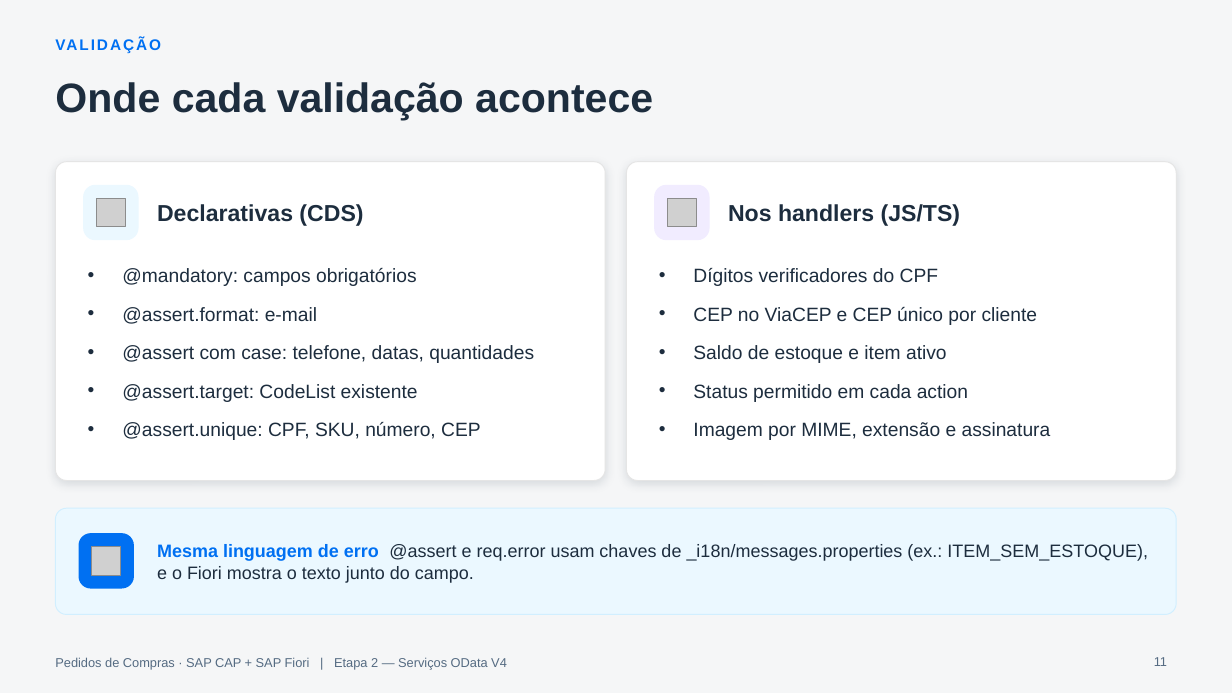
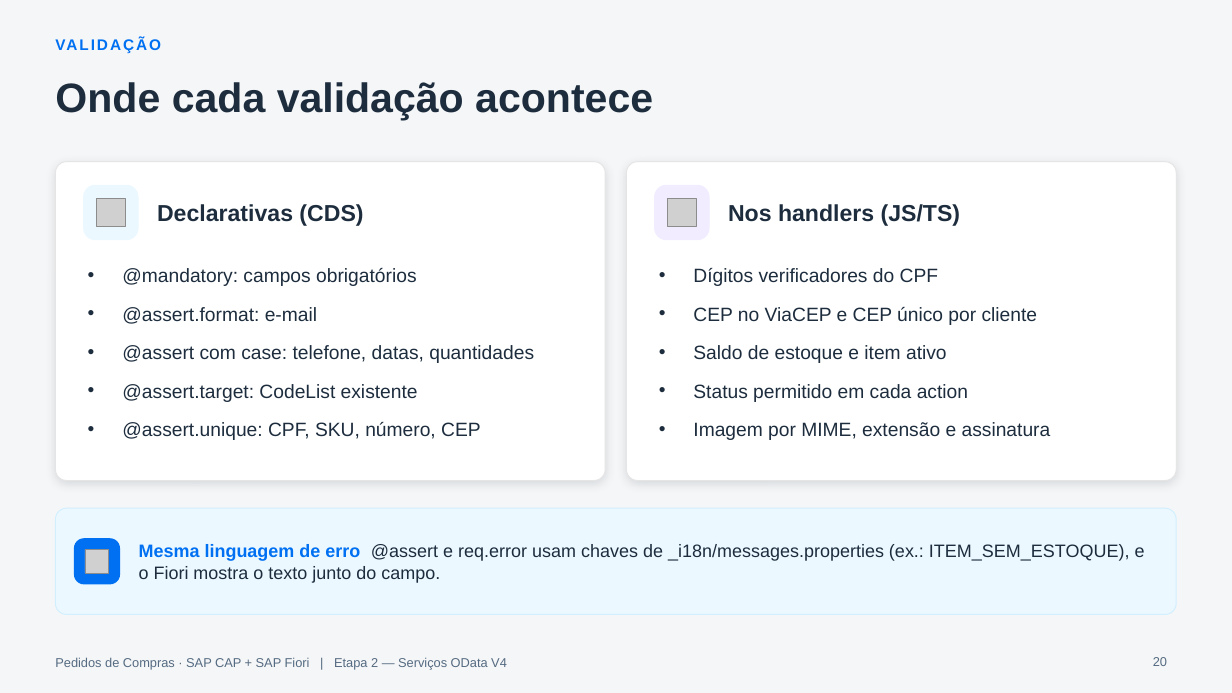
Before and after one commit to AdrianoBispo/sap-cap-nodejs-pedidos-de-compras-app, a slide deck: slide 20 of docs/apresentacoes/02-servicos-odata.pptx (slide 11 before the commit). Drawn at 1232x693 pixels with LibreOffice and Linux fonts; fonts in the diff are those of the drawing; grey boxes stand for pictures. Boxes give left, top, right and bottom in pixels: in the first picture for what was removed or moved away, otherwise in the second. Text is boxed around its words. In the diff, an @@ line names an element or a change of style, - is before the commit and + after.

```diff
--- a/docs/apresentacoes/02-servicos-odata.pptx
+++ b/docs/apresentacoes/02-servicos-odata.pptx
@@ text "Mesma linguagem de erro @assert ..." rewrapped from box(157, 544, 1148, 583) to box(139, 544, 1145, 583) @@
@@ rounded rectangle: place and size @@
-rounded rectangle at box(79, 533, 134, 589)
+rounded rectangle at box(74, 539, 120, 585)
@@ picture: place and size @@
-picture at box(91, 546, 120, 575)
+picture at box(85, 550, 109, 574)
@@ page number at box(1153, 657, 1167, 666): text changed @@
-11
+20
```
Also in this commit, not shown: 3 other slides changed, 10 slides added, 10 other files.
